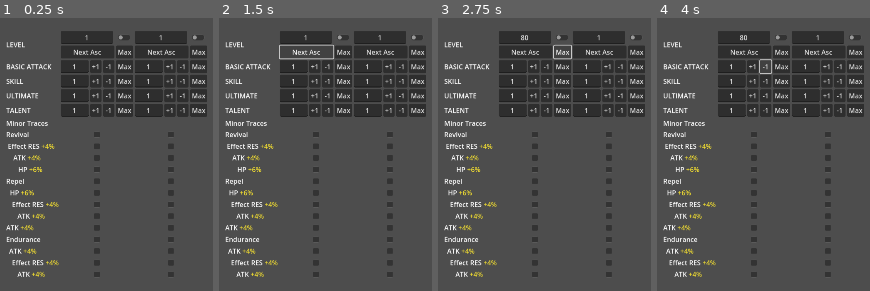
Above: before the commit, frames 1-4 (left to right).
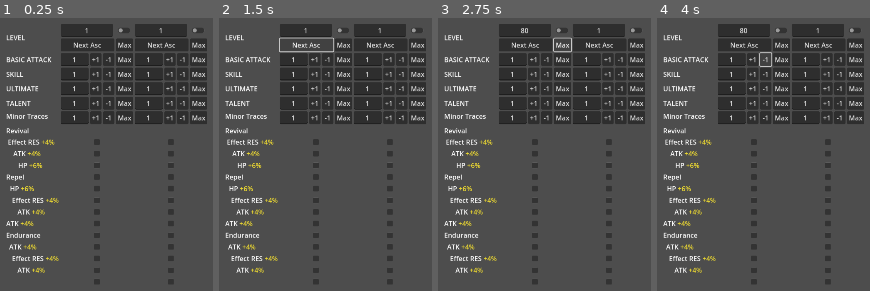
Above: after the commit, the same moments.

Repository: Rydahhhhhh/HoyoPlanner
Game: Godot game, scene res://Scenes/Character Planner Menu/SrCharacterPlan.tscn
Same seed, same stepped clock (60 frames per second), same inputs: the game is played once before the commit and once after it.
Inputs:
- Up to frame 1 (0.25 s): no input
- Up to frame 2 (1.5 s): click "Next Asc" at 0.5 s; click "Next Asc" at 1.25 s
- Up to frame 3 (2.75 s): click "Max" at 2 s
- Up to frame 4 (4 s): click "+1" at 2.75 s; click "-1" at 3.5 s

The runs differ from the first frame. In frame 1, 16% of the frame differs, in the area x 2-98%, y 2-98%; in frame 2, 16%; in frame 3, 16%; in frame 4, 16%.
Error in both runs: Invalid assignment of property or key 'switch_validator' with value of type 'Callable' on a base object of type 'VBoxContainer (expanded_int_input.gd)'. (res:/…

Commit message:
scene level maximums

Diff:
--- a/Scenes/Character Planner Menu/sr_input_column.tscn
+++ b/Scenes/Character Planner Menu/sr_input_column.tscn
@@ -19,21 +19,51 @@
 unique_name_in_owner = true
 layout_mode = 2
 stored_properties = ["value", "min", "max", "add_by", "sub_by"]
+value = 1
+min = 1
+max = 6
+add_by = 1
+sub_by = 1
 
 [node name="SkillLevel" parent="." instance=ExtResource("3_b5nwk")]
 unique_name_in_owner = true
 layout_mode = 2
 stored_properties = ["value", "min", "max", "add_by", "sub_by"]
+value = 1
+min = 1
+max = 12
+add_by = 1
+sub_by = 1
 
 [node name="UltimateLevel" parent="." instance=ExtResource("3_b5nwk")]
 unique_name_in_owner = true
 layout_mode = 2
 stored_properties = ["value", "min", "max", "add_by", "sub_by"]
+value = 1
+min = 1
+max = 12
+add_by = 1
+sub_by = 1
 
 [node name="TalentLevel" parent="." instance=ExtResource("3_b5nwk")]
 unique_name_in_owner = true
 layout_mode = 2
 stored_properties = ["value", "min", "max", "add_by", "sub_by"]
+value = 1
+min = 1
+max = 12
+add_by = 1
+sub_by = 1
+
+[node name="TechniqueLevel" parent="." instance=ExtResource("3_b5nwk")]
+unique_name_in_owner = true
+layout_mode = 2
+stored_properties = ["value", "min", "max", "add_by", "sub_by"]
+value = 1
+min = 1
+max = 12
+add_by = 1
+sub_by = 1
 
 [node name="Spacer" type="Control" parent="."]
 layout_mode = 2
